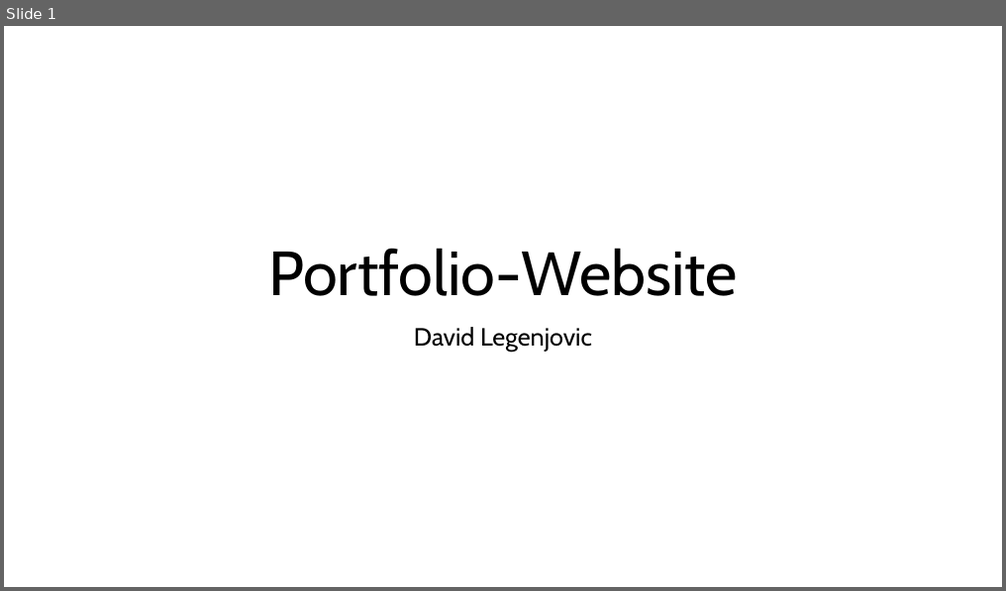
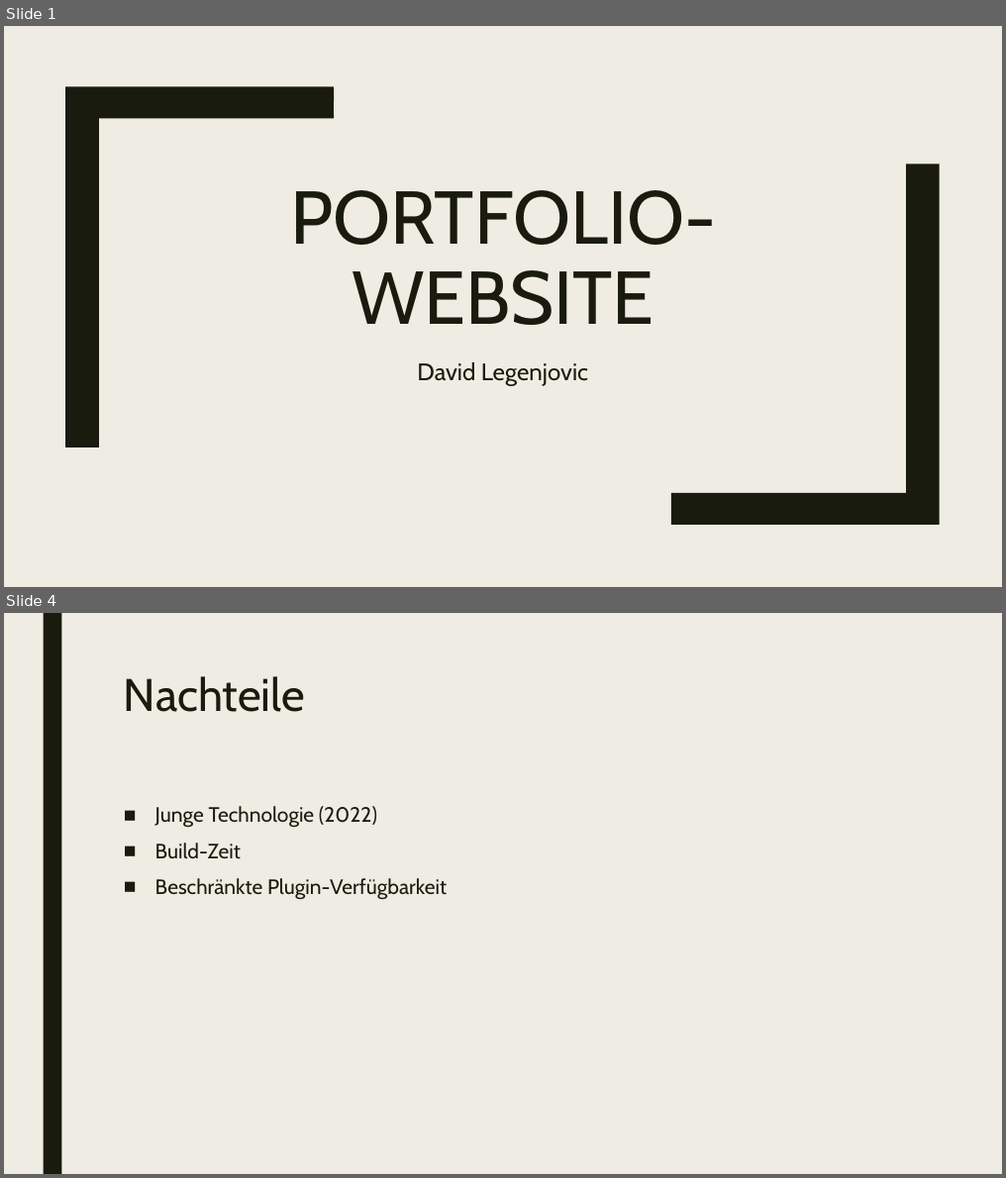
Before and after one commit to daveYQ/Portfolio, a slide deck: Praesentation.pptx. Shown one above the other, each under a label of ours: slide 1 before the commit, slides 1 and 4 after it; the slides between them are not shown. The pictures are 1006x591 and 1006x1178 pixels, drawn with LibreOffice and Linux fonts; fonts in the diff are those of the drawing. Boxes give left, top, right and bottom in pixels: in the first picture for what was removed or moved away, otherwise in the second. Text is boxed around its words. In the diff, an @@ line names an element or a change of style, - is before the commit and + after.

```diff
--- a/Praesentation.pptx
+++ b/Praesentation.pptx
@@ slide 4 added at <box>4,613,1002,1174</box>, background #EFEDE3 @@
@@ rectangle added at <box>43,613,61,1174</box>, fill #191B0E @@
@@ title added at <box>124,676,305,712</box>, 44 pt, text #191B0E @@
+Nachteile
@@ text added at <box>155,806,447,900</box>, 20 pt, text #191B0E @@
+■ Junge Technologie (2022)
+■ Build-Zeit
+■ Beschränkte Plugin-Verfügbarkeit
@@ slide 1 changed as well @@
@@ background #FFFFFF to #EFEDE3 @@
@@ freeform shape added at <box>65,86,334,448</box>, fill #191B0E @@
@@ freeform shape added at <box>672,164,940,525</box>, fill #191B0E @@
@@ title at <box>290,190,716,325</box>: text changed; size 60 to 72 pt; text colour #000000 to #191B0E @@
-Portfolio-Website
+PORTFOLIO-WEBSITE
@@ subtitle "David Legenjovic": place and size @@
-subtitle "David Legenjovic" at <box>414,327,592,352</box>
+subtitle "David Legenjovic" at <box>417,363,588,386</box>
@@ subtitle "David Legenjovic" at <box>417,363,588,386</box>: size 24 to 23 pt, text colour #000000 to #191B0E; line spacing 0.9 to 1.12; less space between paragraphs @@
```
Also in this commit, not shown: 4 other slides changed, 3 other slides added.
